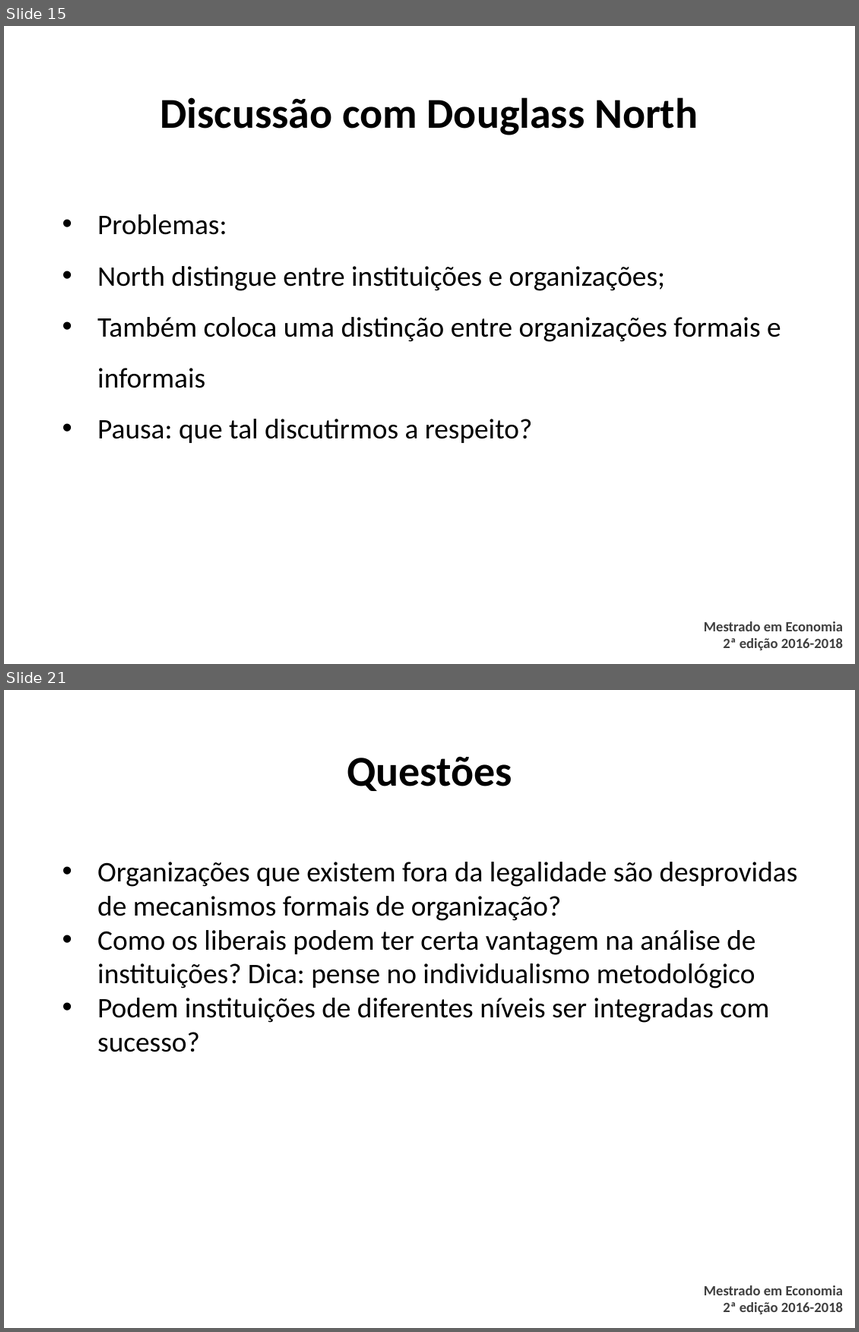
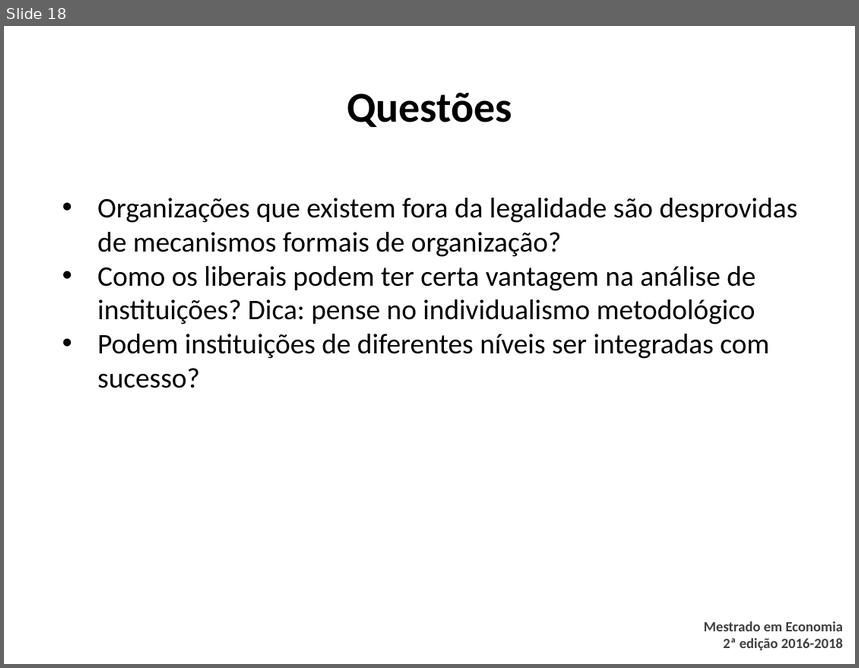
Before and after one commit to danilofreire/omma, a slide deck: sessoes-01-02/sessao-02.pptx. Shown one above the other, each under a label of ours: slides 15 and 21 before the commit, slide 18 after it; the slides between them are not shown. The pictures are 859x1332 and 859x668 pixels, drawn with LibreOffice and Linux fonts; fonts in the diff are those of the drawing; background and template pictures are left out. Boxes give left, top, right and bottom in pixels: in the first picture for what was removed or moved away, otherwise in the second. Text is boxed around its words. In the diff, an @@ line names an element or a change of style, - is before the commit and + after.

```diff
--- a/sessoes-01-02/sessao-02.pptx
+++ b/sessoes-01-02/sessao-02.pptx
@@ slide 15 removed at box(4, 26, 855, 664), background #FFFFFF; not listed: 1 template element that a slide beside it also shows @@
@@ title removed at box(161, 97, 698, 135) @@
-Discussão com Douglass North
@@ text removed at box(97, 214, 781, 443) @@
-• Problemas:
-• North distingue entre instituições e organizações;
-• Também coloca uma distinção entre organizações formais e informais
-• Pausa: que tal discutirmos a respeito?
@@ what was slide 21 is now slide 18 @@
```
Also in this commit, not shown: 16 slides changed, 3 other slides removed, 17 other files.
